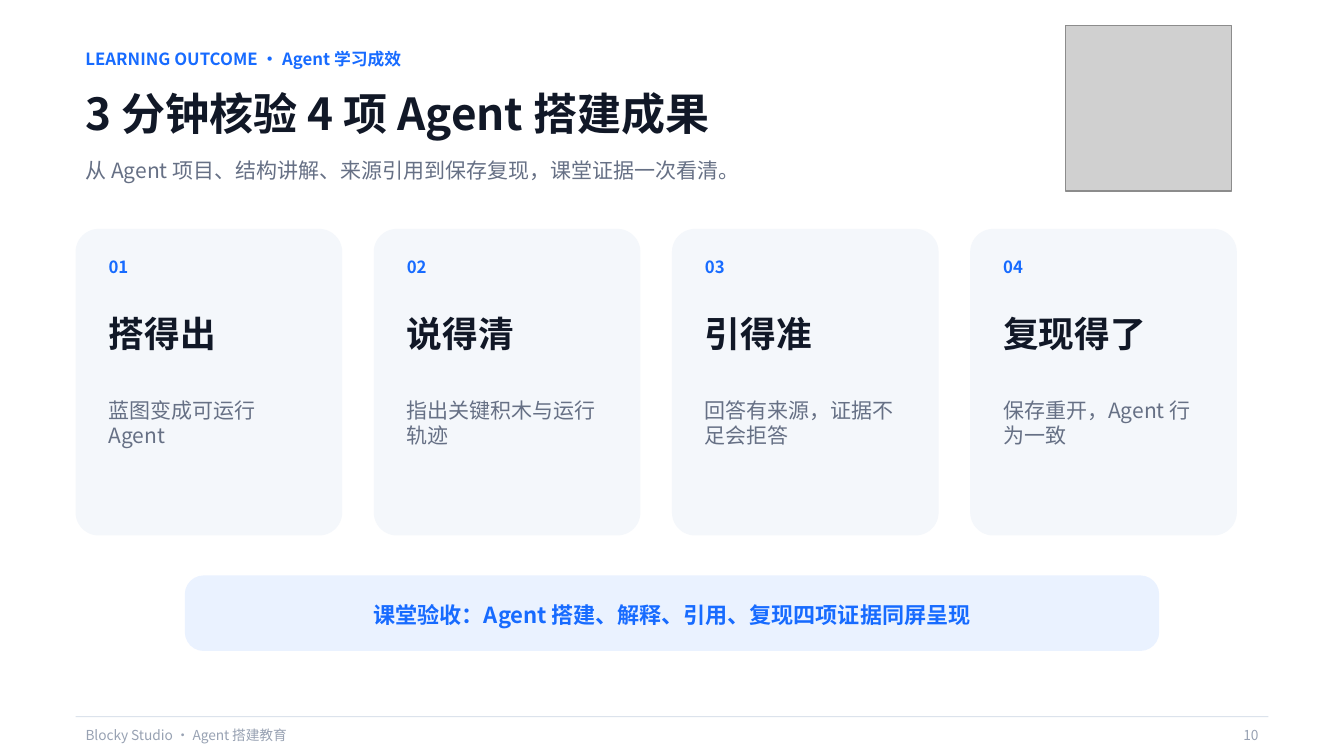
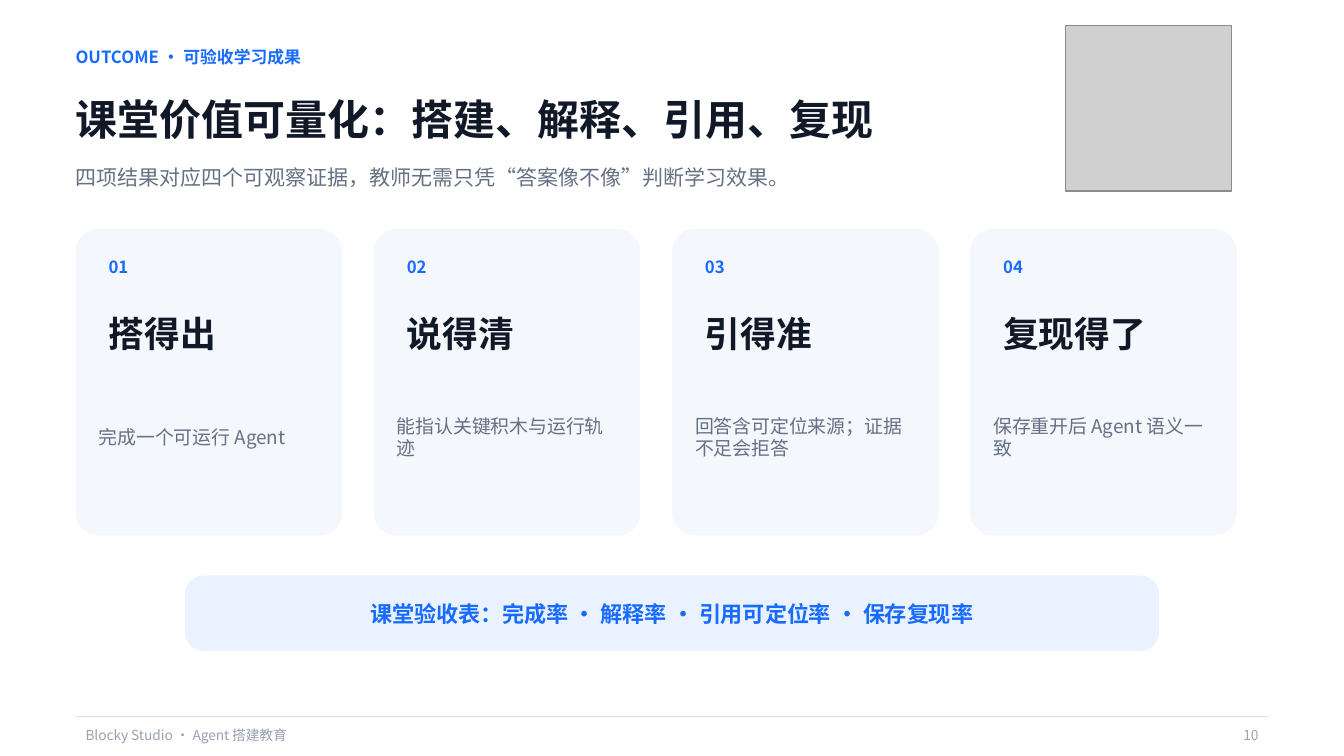
Before and after one commit to q2955161835-debug/Blocky-AI, a slide deck: slide 10 of PPT与商业计划书/Blocky-Studio-息壤杯-AI+教育.pptx. Drawn at 1344x756 pixels with LibreOffice and Linux fonts; fonts in the diff are those of the drawing; grey boxes stand for pictures. Boxes give left, top, right and bottom in pixels: in the first picture for what was removed or moved away, otherwise in the second. Text is boxed around its words. In the diff, an @@ line names an element or a change of style, - is before the commit and + after.

```diff
--- a/PPT与商业计划书/Blocky-Studio-息壤杯-AI+教育.pptx
+++ b/PPT与商业计划书/Blocky-Studio-息壤杯-AI+教育.pptx
@@ text at [76,48,300,65]: text changed @@
-LEARNING OUTCOME · Agent 学习成效
+OUTCOME · 可验收学习成果
@@ text at [76,99,874,139]: text changed; size 31.5 to 30 pt @@
-3 分钟核验 4 项 Agent 搭建成果
+课堂价值可量化：搭建、解释、引用、复现
@@ vertical alignment top to middle in 8 elements at [397,417,604,456], [695,417,902,457], [993,417,1203,456], [99,428,286,449], [76,48,300,65], [371,603,973,624], [76,99,874,139], [76,167,790,187] @@
@@ text at [76,167,790,187]: text changed @@
-从 Agent 项目、结构讲解、来源引用到保存复现，课堂证据一次看清。
+四项结果对应四个可观察证据，教师无需只凭“答案像不像”判断学习效果。
@@ text at [397,417,604,456]: text changed; size 15 to 13.5 pt @@
-指出关键积木与运行轨迹
+能指认关键积木与运行轨迹
@@ text at [695,417,902,457]: text changed; size 15 to 13.5 pt @@
-回答有来源，证据不足会拒答
+回答含可定位来源；证据不足会拒答
@@ text at [993,417,1203,456]: text changed; size 15 to 13.5 pt @@
-保存重开，Agent 行为一致
+保存重开后 Agent 语义一致
@@ text at [99,428,286,449]: text changed; size 15 to 13.5 pt @@
-蓝图变成可运行 Agent
+完成一个可运行 Agent
@@ text at [371,603,973,624]: text changed @@
-课堂验收：Agent 搭建、解释、引用、复现四项证据同屏呈现
+课堂验收表：完成率 · 解释率 · 引用可定位率 · 保存复现率
```
Also in this commit, not shown: 13 other slides changed, 1 other file.
